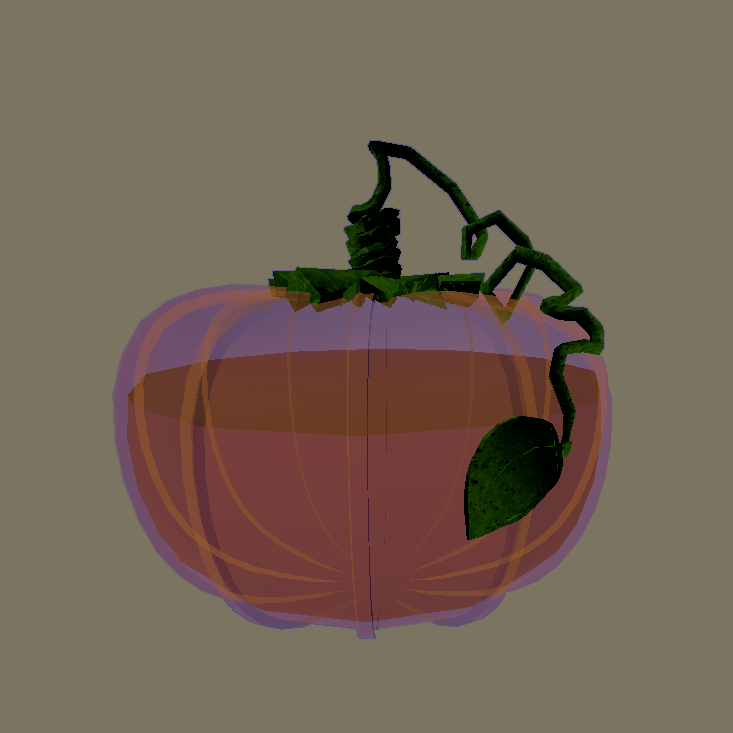
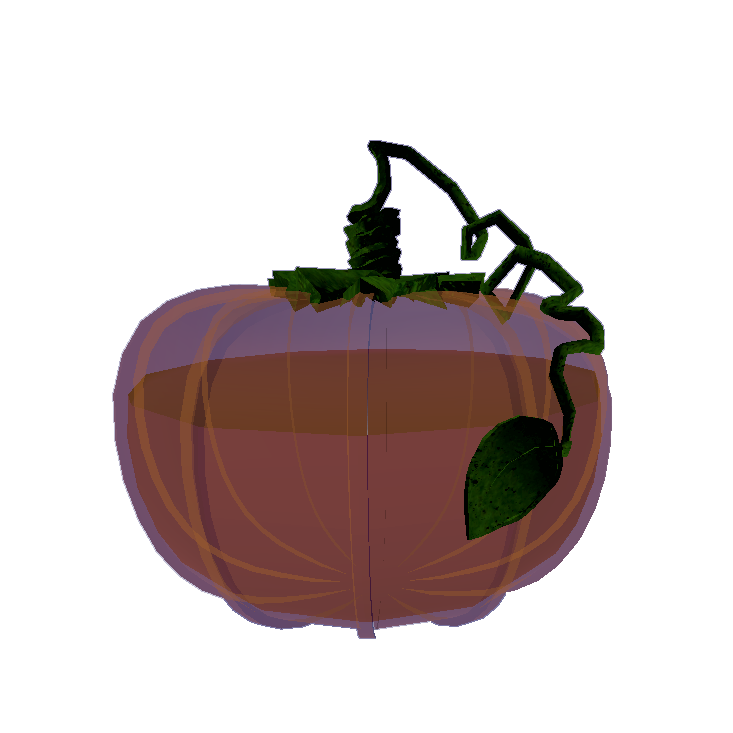
Revision of a layered 733×733 image; what changed, layer by layer:
hid "圖層 1" over 0, 0, 733, 733
